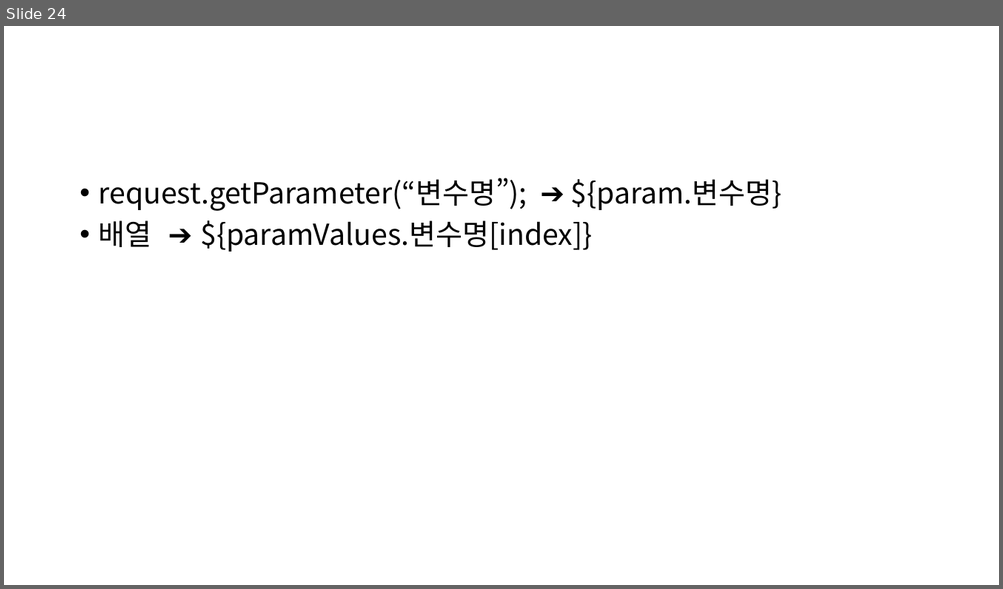
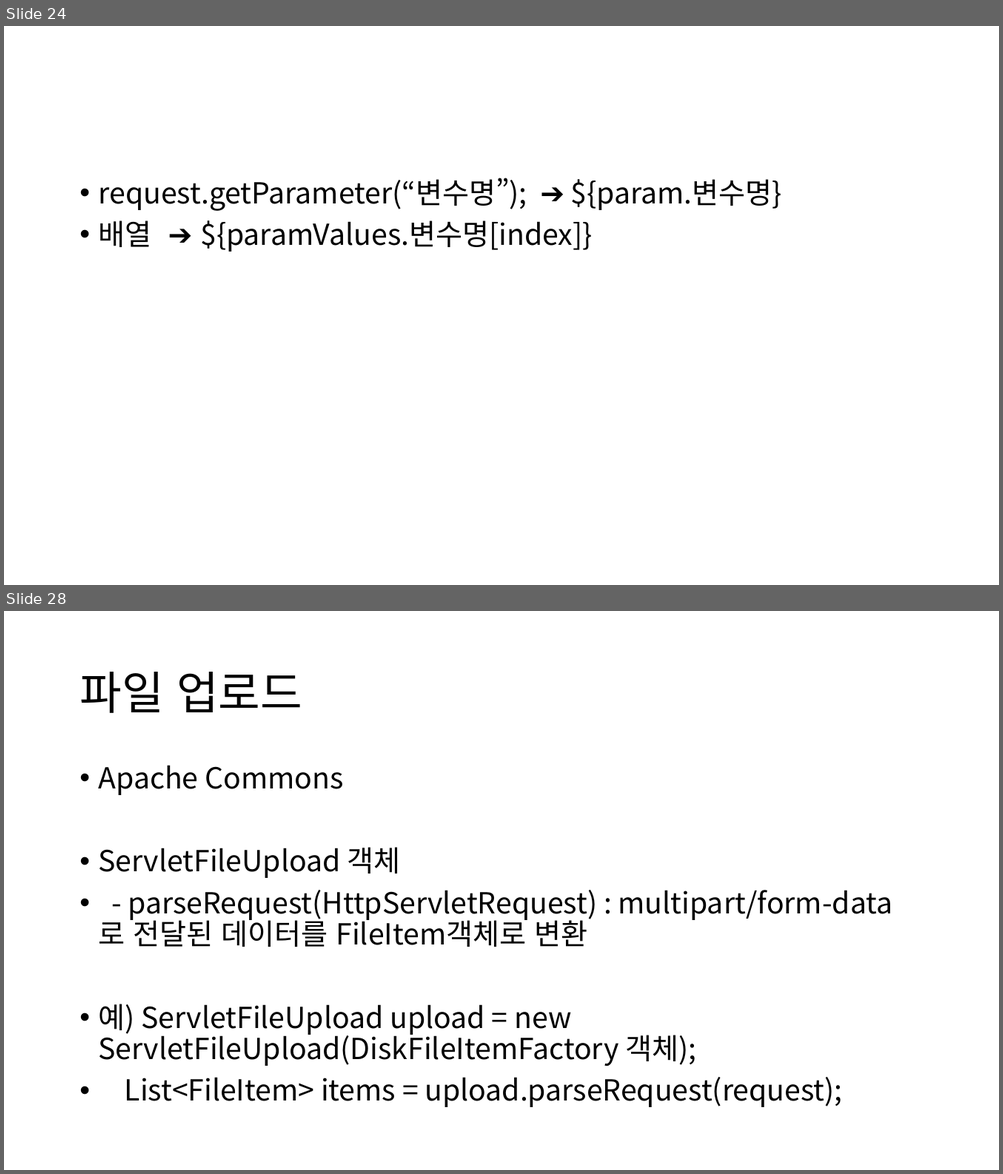
Before and after one commit to ChaeKyungChul/Document.File, a slide deck: 메모장/자바메모/JAVA.JSP/서블릿 & JSP.pptx. Shown one above the other, each under a label of ours: slide 24 before the commit, slides 24 and 28 after it; the slides between them are not shown. The pictures are 1003x589 and 1003x1174 pixels, drawn with LibreOffice and Linux fonts; fonts in the diff are those of the drawing. Boxes give left, top, right and bottom in pixels: in the first picture for what was removed or moved away, otherwise in the second. Text is boxed around its words. In the diff, an @@ line names an element or a change of style, - is before the commit and + after.

```diff
--- a/메모장/자바메모/JAVA.JSP/서블릿 & JSP.pptx
+++ b/메모장/자바메모/JAVA.JSP/서블릿 & JSP.pptx
@@ slide 28 added at box(4, 611, 999, 1170), background #FFFFFF @@
@@ title added at box(79, 672, 302, 713), 44 pt, text #000000 @@
+파일 업로드
@@ text added at box(99, 765, 893, 1108), 28 pt, text #000000 @@
+• Apache Commons
+• ServletFileUpload 객체
+• - parseRequest(HttpServletRequest) : multipart/form-data 로 전달된 데이터를 FileItem객체로 변환
+• 예) ServletFileUpload upload = new ServletFileUpload(DiskFileItemFactory 객체);
+• List<FileItem> items = upload.parseRequest(request);
```
Also in this commit, not shown: 5 other slides added, 1 slide removed, 24 other files.
